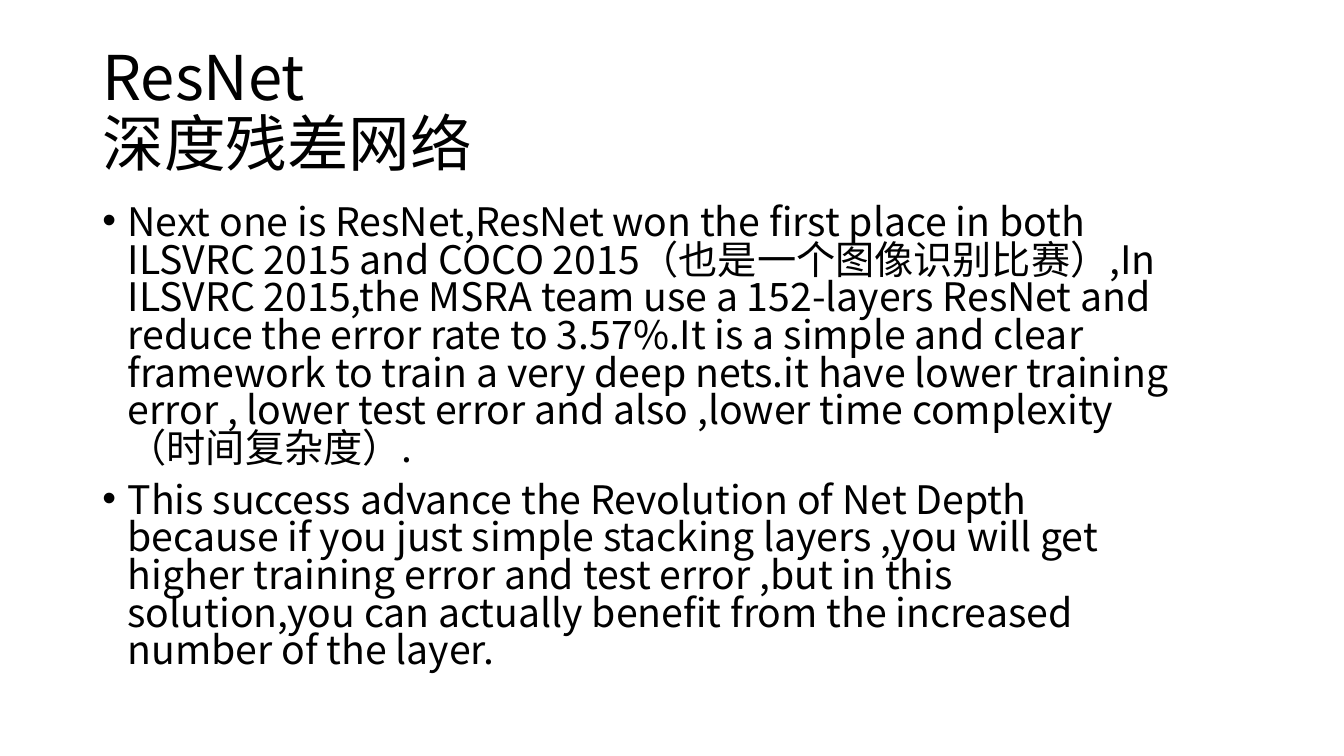
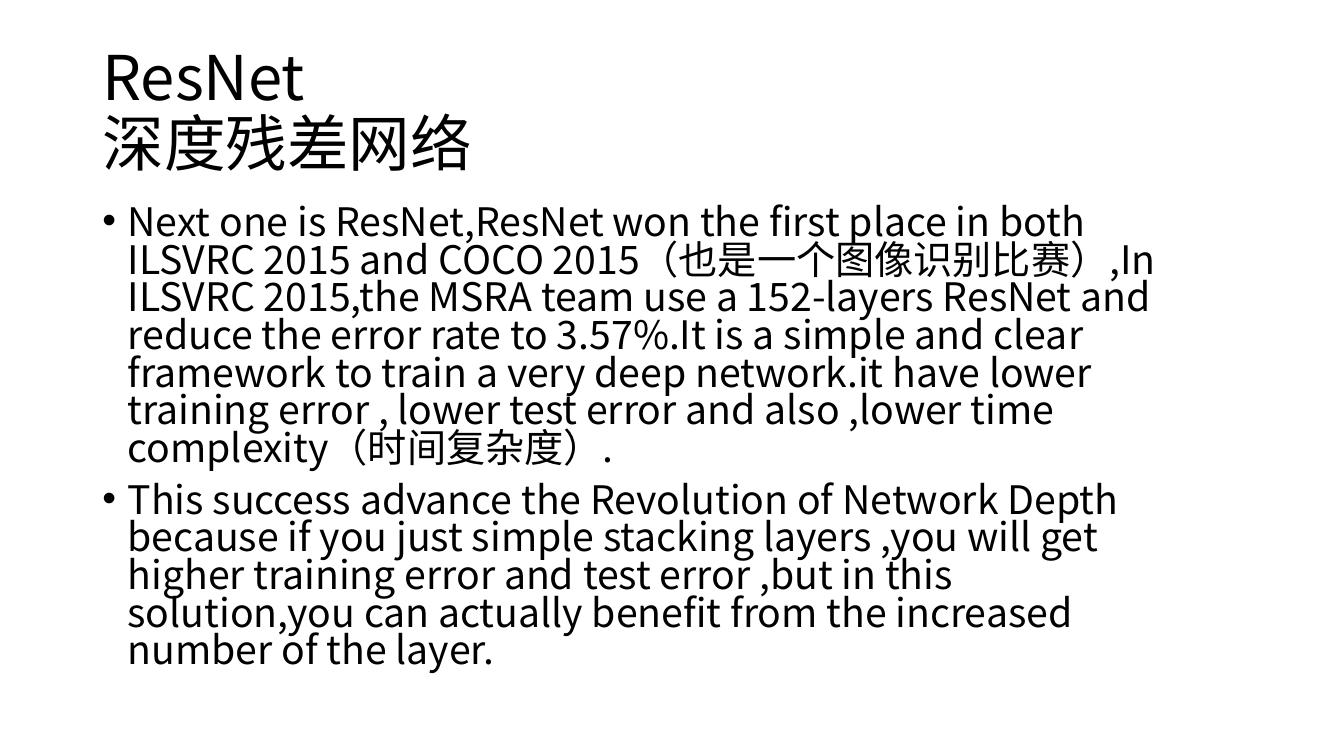
Before and after one commit to maxfff9797/MyNote, a slide deck: slide 4 of pre_fff.pptx (slide 3 before the commit). Drawn at 1344x756 pixels with LibreOffice and Linux fonts; fonts in the diff are those of the drawing. Boxes give left, top, right and bottom in pixels: in the first picture for what was removed or moved away, otherwise in the second. Text is boxed around its words. In the diff, an @@ line names an element or a change of style, - is before the commit and + after.

```diff
--- a/pre_fff.pptx
+++ b/pre_fff.pptx
@@ text at (128,204,1156,673): text changed @@
-• Next one is ResNet,ResNet won the first place in both ILSVRC 2015 and COCO 2015（也是一个图像识别比赛）,In ILSVRC 2015,the MSRA team use a 152-layers ResNet and reduce the error rate to 3.57%.It is a simple and clear framework to train a very deep nets.it have lower training error , lower test error and also ,lower time complexity（时间复杂度）.
-• This success advance the Revolution of Net Depth because if you just simple stacking layers ,you will get higher training error and test error ,but in this solution,you can actually benefit from the increased number of the layer.
+• Next one is ResNet,ResNet won the first place in both ILSVRC 2015 and COCO 2015（也是一个图像识别比赛）,In ILSVRC 2015,the MSRA team use a 152-layers ResNet and reduce the error rate to 3.57%.It is a simple and clear framework to train a very deep network.it have lower training error , lower test error and also ,lower time complexity（时间复杂度）.
+• This success advance the Revolution of Network Depth because if you just simple stacking layers ,you will get higher training error and test error ,but in this solution,you can actually benefit from the increased number of the layer.
```
Also in this commit, not shown: 2 other slides changed, 1 slide added, 2 other files.
